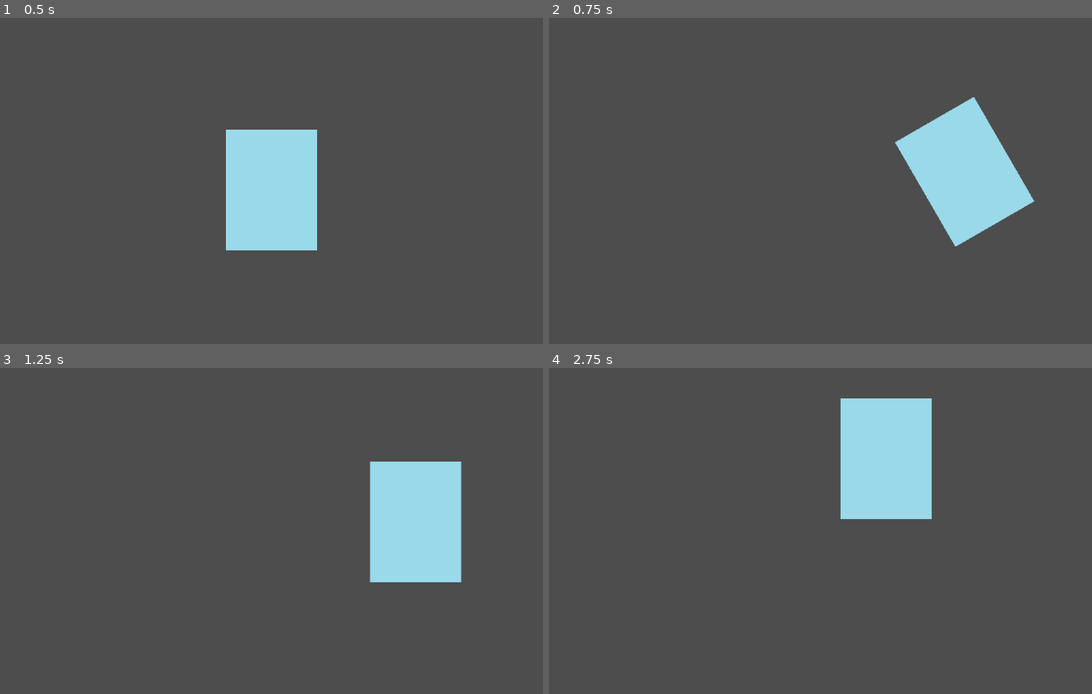
Above: before the commit, frames 1-4 (two rows, left to right).
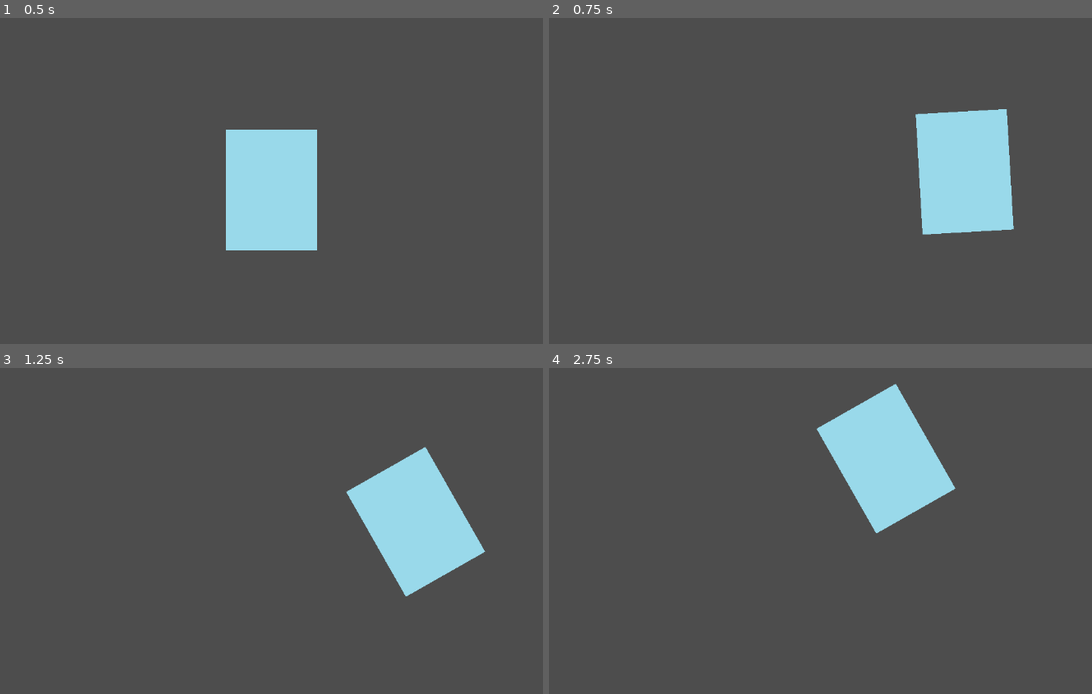
Above: after the commit, the same moments.

Repository: LuisGarrillo/Neo-Mel-vn
Game: Godot game, scene res://scenes/objects/pot.tscn
Same seed, same stepped clock (60 frames per second), same inputs: the game is played once before the commit and once after it. This scene is started directly instead of the project's main scene.
Inputs (mouse positions are in pixels of both pictures, inside the frame that each line leads up to):
- Up to frame 1 (0.5 s): no input
- Up to frame 2 (0.75 s): tap Enter at 0.5 s; move the mouse to (967, 171) at 0.52 s; hold W (up) from 0.53 s (still down); hold Space (accept) from 0.53 s (still down); click (967, 171) at 0.67 s
- Up to frame 3 (1.25 s): keep holding W (up); keep holding Space (accept)
- Up to frame 4 (2.75 s): move the mouse to (690, 557) at 1.27 s; release W (up) at 1.28 s; release Space (accept) at 1.28 s; hold S (down) 1.28-2.03 s; tap Space (accept) at 1.35 s; click (690, 557) at 1.42 s; move the mouse to (885, 459) at 2.02 s; hold W (up) from 2.03 s (still down); hold Space (accept) from 2.03 s (still down); click (885, 459) at 2.17 s

Frame 1 is identical in both runs. In frame 2, 2.0% of the frame differs, in the area x 63-90%, y 24-71%; in frame 3, 2.2%; in frame 4, 2.1%.

Commit message:
Add animation player
Help manage animations for tilting the pot

Diff:
--- a/scenes/objects/pot.tscn
+++ b/scenes/objects/pot.tscn
@@ -1,10 +1,100 @@
-[gd_scene load_steps=3 format=3 uid="uid://b8hjgpy2g1kxu"]
+[gd_scene load_steps=7 format=3 uid="uid://b8hjgpy2g1kxu"]
 
 [ext_resource type="Texture2D" uid="uid://dlf8rfuitj4yb" path="res://assets/sprites/objects/pot.png" id="1_j081o"]
 [ext_resource type="Script" path="res://scripts/objects/pot.gd" id="1_k4hfo"]
+
+[sub_resource type="Animation" id="Animation_bspnd"]
+resource_name = "pour"
+length = 0.6
+tracks/0/type = "value"
+tracks/0/imported = false
+tracks/0/enabled = true
+tracks/0/path = NodePath(".:rotation")
+tracks/0/interp = 1
+tracks/0/loop_wrap = true
+tracks/0/keys = {
+"times": PackedFloat32Array(0, 0.6),
+"transitions": PackedFloat32Array(0.5, 2),
+"update": 0,
+"values": [0.0, -0.523599]
+}
+tracks/1/type = "method"
+tracks/1/imported = false
+tracks/1/enabled = true
+tracks/1/path = NodePath(".")
+tracks/1/interp = 1
+tracks/1/loop_wrap = true
+tracks/1/keys = {
+"times": PackedFloat32Array(0.6),
+"transitions": PackedFloat32Array(1),
+"values": [{
+"args": [],
+"method": &"set_finished_rotation"
+}]
+}
+
+[sub_resource type="Animation" id="Animation_1jvi2"]
+length = 0.001
+tracks/0/type = "value"
+tracks/0/imported = false
+tracks/0/enabled = true
+tracks/0/path = NodePath(".:rotation")
+tracks/0/interp = 1
+tracks/0/loop_wrap = true
+tracks/0/keys = {
+"times": PackedFloat32Array(0),
+"transitions": PackedFloat32Array(1),
+"update": 0,
+"values": [0.0]
+}
+
+[sub_resource type="Animation" id="Animation_ogx50"]
+resource_name = "return"
+length = 0.6
+tracks/0/type = "value"
+tracks/0/imported = false
+tracks/0/enabled = true
+tracks/0/path = NodePath(".:rotation")
+tracks/0/interp = 1
+tracks/0/loop_wrap = true
+tracks/0/keys = {
+"times": PackedFloat32Array(0, 0.6),
+"transitions": PackedFloat32Array(0.5, 1),
+"update": 0,
+"values": [-0.523599, 0.0]
+}
+tracks/1/type = "method"
+tracks/1/imported = false
+tracks/1/enabled = true
+tracks/1/path = NodePath(".")
+tracks/1/interp = 1
+tracks/1/loop_wrap = true
+tracks/1/keys = {
+"times": PackedFloat32Array(0.6),
+"transitions": PackedFloat32Array(1),
+"values": [{
+"args": [],
+"method": &"set_finished_rotation"
+}]
+}
+
+[sub_resource type="AnimationLibrary" id="AnimationLibrary_govov"]
+_data = {
+"RESET": SubResource("Animation_1jvi2"),
+"pour": SubResource("Animation_bspnd"),
+"return": SubResource("Animation_ogx50")
+}
 
 [node name="pot" type="Node2D"]
 script = ExtResource("1_k4hfo")
 
 [node name="Sprite2D" type="Sprite2D" parent="."]
 texture = ExtResource("1_j081o")
+
+[node name="AnimationPlayer" type="AnimationPlayer" parent="."]
+libraries = {
+"": SubResource("AnimationLibrary_govov")
+}
+
+[node name="Marker2D" type="Marker2D" parent="."]
+position = Vector2(-70, -90)
--- a/scripts/objects/pot.gd
+++ b/scripts/objects/pot.gd
@@ -1,13 +1,19 @@
 extends Node2D
+@onready var animation_player: AnimationPlayer = $AnimationPlayer
 
+var finished_rotation = false
 
 # Called every frame. 'delta' is the elapsed time since the previous frame.
 func _process(_delta: float) -> void:
 	global_position = get_global_mouse_position()
+	check_input()
 
-func _input(event: InputEvent) -> void:
-	if event is InputEventMouseButton:
-		if event.pressed and event.button_index == MOUSE_BUTTON_LEFT and rotation_degrees >= 0:
-			rotation_degrees -= 30
-		elif event.is_released() and event.button_index == MOUSE_BUTTON_LEFT and rotation_degrees < 0:
-			rotation_degrees = 0
+func check_input():
+	if Input.is_mouse_button_pressed(MOUSE_BUTTON_LEFT) and not finished_rotation:
+		animation_player.play("pour")
+	elif not Input.is_mouse_button_pressed(MOUSE_BUTTON_LEFT) and finished_rotation:
+		animation_player.play("return")
+
+
+func set_finished_rotation():
+	finished_rotation = !finished_rotation
